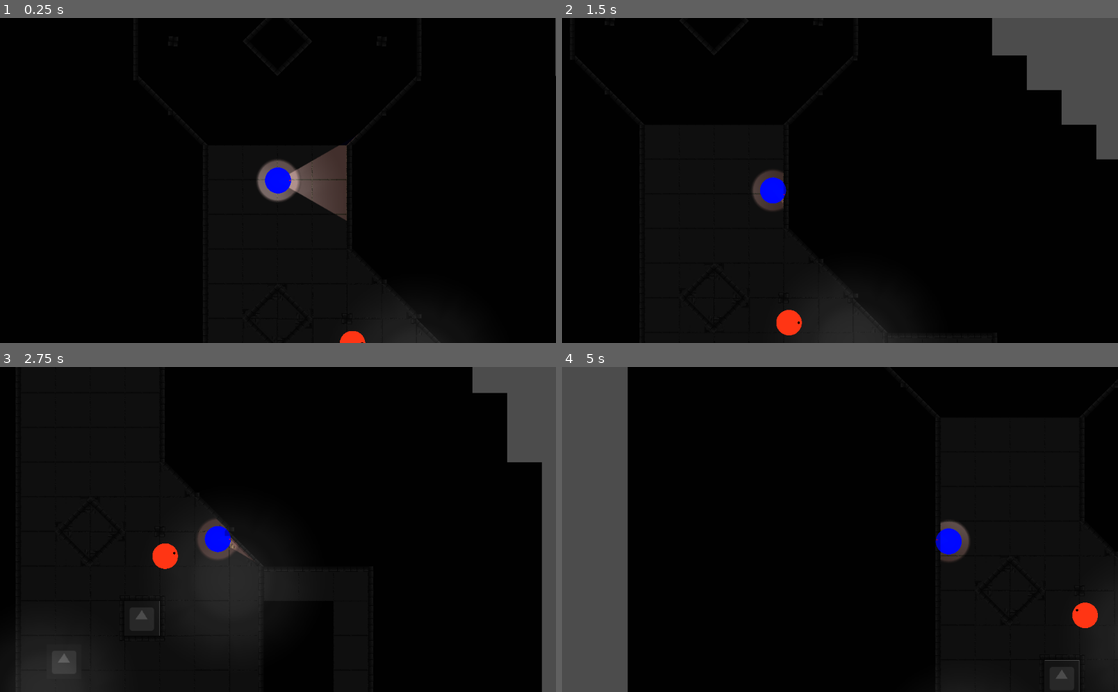
Above: before the commit, frames 1-4 (two rows, left to right).
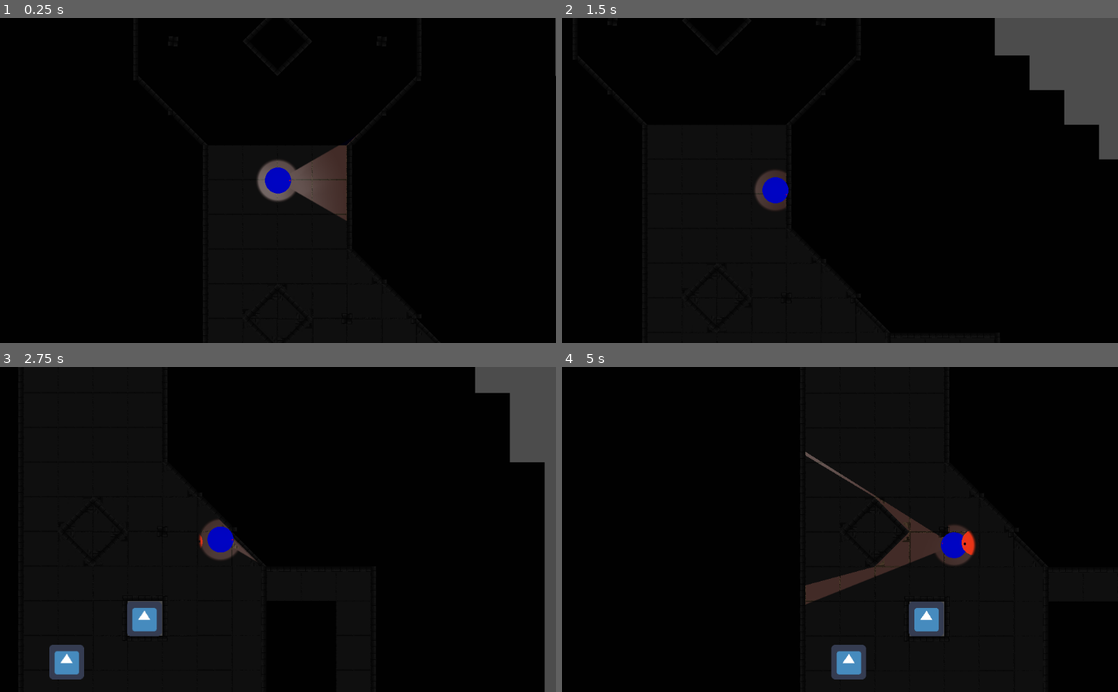
Above: after the commit, the same moments.

Repository: R4nKF1v3/boss
Game: Godot game, scene res://scenes/levels/Test/Test.tscn
Same seed, same stepped clock (60 frames per second), same inputs: the game is played once before the commit and once after it. The project has no main scene, so this scene is started directly. The engine's default icon, where the game draws it, is replaced by a stand-in: a white triangle on a blue panel in a dark square.
Inputs (mouse positions are in pixels of both pictures, inside the frame that each line leads up to):
- Up to frame 1 (0.25 s): no input
- Up to frame 2 (1.5 s): tap Enter at 0.5 s; move the mouse to (962, 164) at 0.52 s; hold Right (move_right) 0.53-1.28 s; hold Shift (run) 0.53-1.28 s; click (962, 164) at 0.67 s; move the mouse to (728, 196) at 1.27 s; hold Down (move_down) from 1.28 s (still down); tap Shift (run) at 1.35 s
- Up to frame 3 (2.75 s): move the mouse to (333, 458) at 2.02 s; release Down (move_down) at 2.03 s; hold Right (move_right) from 2.03 s (still down); hold Shift (run) from 2.03 s (still down)
- Up to frame 4 (5 s): move the mouse to (812, 594) at 2.77 s; release Right (move_right) at 2.78 s; release Shift (run) at 2.78 s; hold Up (move_up) 2.78-3.53 s; tap Shift (run) at 2.85, 4.35 s; click (812, 594) at 2.92 s; move the mouse to (1006, 578) at 3.52 s; hold Shift (run) 3.53-4.28 s; hold Left (move_left) from 3.53 s (still down); move the mouse to (673, 480) at 4.27 s

The runs differ from the first frame. In frame 1, 0.5% of the frame differs, in the area x 47-79%, y 45-100%; in frame 2, 1.5%; in frame 3, 4.4%; in frame 4, 17%, in the area x 0-100%, y 0-100%.

Commit message:
Agregado movimiento a objetivo para el Enemy

Diff:
--- a/entities/npcs/enemies/shadow/EnemyShadow.gd
+++ b/entities/npcs/enemies/shadow/EnemyShadow.gd
@@ -2,8 +2,10 @@
 
 export (float) var DETECTION_RANGE = 400
 export (float) var FOV = 90
+export (float) var SPEED = 100
 
 var target
+var objective
 
 func _ready():
 	var shape = CircleShape2D.new()
@@ -25,7 +27,16 @@
 			for pos in [target.global_position, nw, se, ne, sw]:
 				var result = space_state.intersect_ray(global_position, pos, [self], collision_mask)
 				if result and result.collider == target:
-					rotation = (target.global_position - global_position).angle()
+					objective = target.global_position
+
+	if objective:
+		var direction_to_node = (objective - global_position).normalized()
+		rotation = (objective - global_position).angle()
+		var v = direction_to_node * SPEED
+		move_and_slide(v)
+		if global_position.distance_to(objective) < 1:
+			objective = null
+
 
 
 func on_body_entered(body):
--- a/entities/npcs/enemies/shadow/EnemyShadow.tscn
+++ b/entities/npcs/enemies/shadow/EnemyShadow.tscn
@@ -4,12 +4,15 @@
 [ext_resource path="res://entities/npcs/enemies/shadow/EnemyShadow.gd" type="Script" id=2]
 [ext_resource path="res://entities/npcs/enemies/shadow/shadow.png" type="Texture" id=3]
 
+[sub_resource type="CanvasItemMaterial" id=2]
+light_mode = 2
+
 [sub_resource type="CircleShape2D" id=1]
 radius = 24.0619
 
-[sub_resource type="CanvasItemMaterial" id=2]
-
 [node name="EnemyShadow" instance=ExtResource( 1 )]
+light_mask = 3
+material = SubResource( 2 )
 collision_mask = 3
 script = ExtResource( 2 )
 
@@ -21,7 +24,7 @@
 
 [node name="Body" type="Sprite" parent="." index="2"]
 light_mask = 2
-material = SubResource( 2 )
+use_parent_material = true
 position = Vector2( 0.0960748, 0.200747 )
 rotation = 1.5708
 scale = Vector2( 0.0470483, 0.0470483 )
--- a/entities/player/CameraPointer.gd
+++ b/entities/player/CameraPointer.gd
@@ -14,7 +14,7 @@
 		_update_target(player.look_direction * (POINTER_LIMIT * 0.7))
 		weight = 0.05
 	else:
-		weight = 0.03
+		weight = 0.04
 	position = player.position
 	camera_offset.position = lerp(camera_offset.position, target, weight)
 
--- a/entities/player/Player.tscn
+++ b/entities/player/Player.tscn
@@ -41,7 +41,6 @@
 [node name="FOV" type="Light2D" parent="." index="3"]
 rotation = 1.5708
 texture = ExtResource( 7 )
-energy = 4.0
 mode = 2
 range_item_cull_mask = 3
 shadow_enabled = true
--- a/scenes/levels/Level.tscn
+++ b/scenes/levels/Level.tscn
@@ -33,7 +33,6 @@
 format = 1
 
 [node name="Props" type="Node2D" parent="."]
-use_parent_material = true
 
 [node name="Spawns" type="Node2D" parent="."]
 
--- a/scenes/levels/Test/Test.tscn
+++ b/scenes/levels/Test/Test.tscn
@@ -8,7 +8,7 @@
 [ext_resource path="res://resources/placeholders/spawns/PlayerSpawn.tscn" type="PackedScene" id=6]
 
 [sub_resource type="CanvasItemMaterial" id=1]
-blend_mode = 1
+light_mode = 2
 
 [sub_resource type="CanvasItemMaterial" id=2]
 light_mode = 2
@@ -51,6 +51,13 @@
 scale = Vector2( 0.358338, 0.358338 )
 texture = ExtResource( 3 )
 
+[node name="Light2D" type="Light2D" parent="Props" index="5"]
+visible = false
+position = Vector2( 722.127, 633.835 )
+scale = Vector2( 0.294645, 0.291467 )
+texture = ExtResource( 3 )
+shadow_enabled = true
+
 [node name="PlayerContainer" parent="Spawns" index="0" instance=ExtResource( 4 )]
 position = Vector2( 513.267, 256.634 )
 
Binary file changed: entities/player/fov-01.png
Not shown, changed: entities/player/fov.ai
